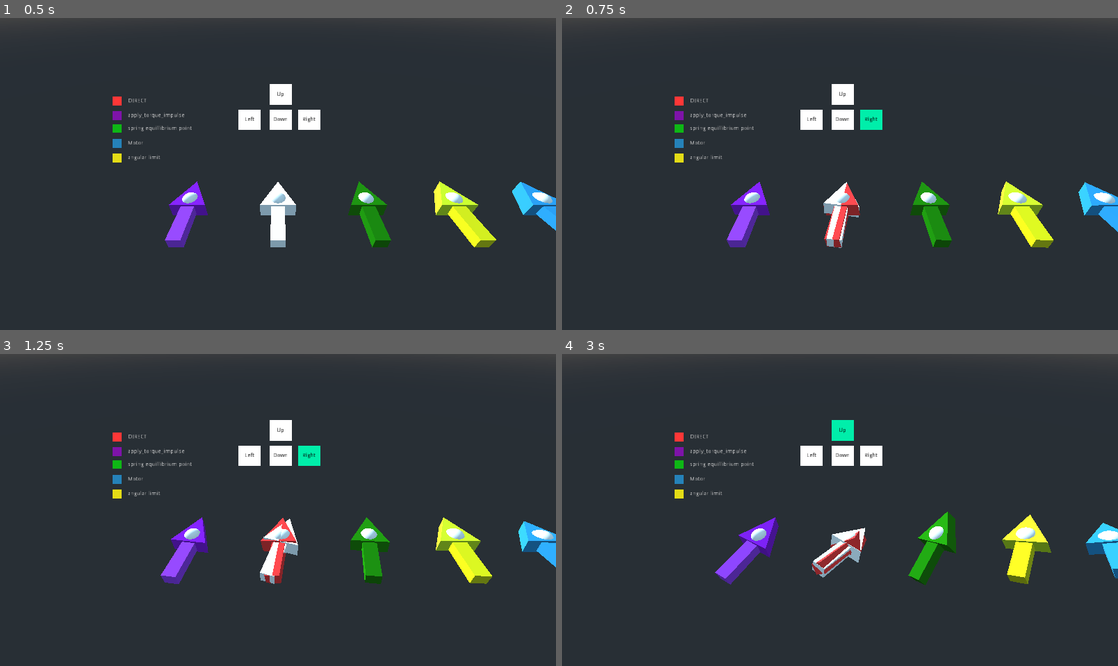
Above: before the commit, frames 1-4 (two rows, left to right).
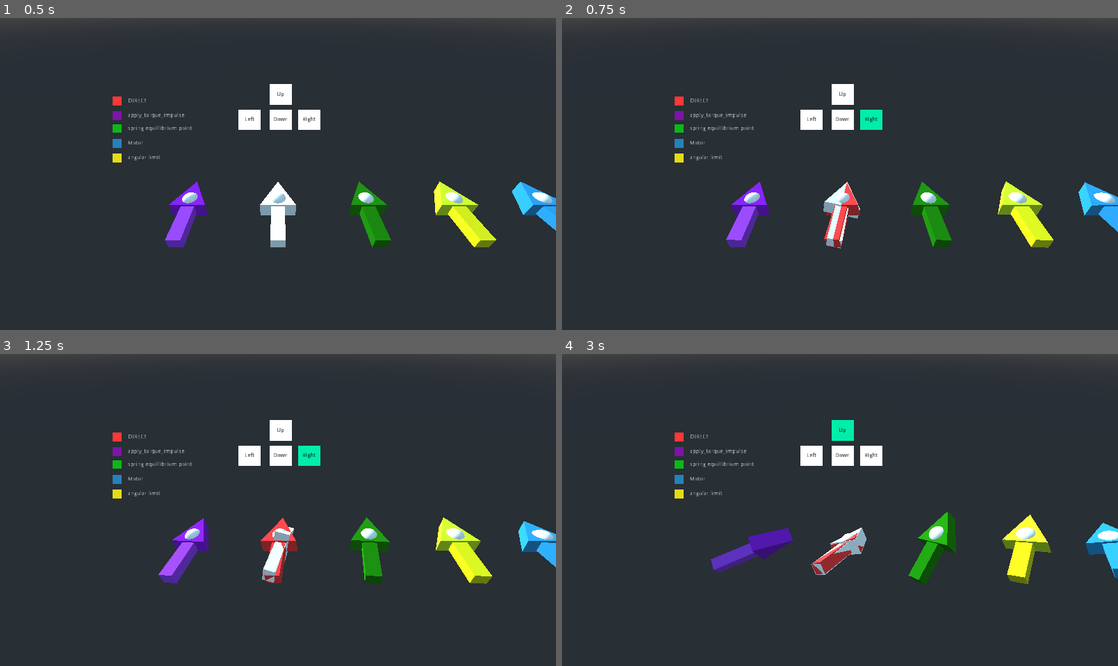
Above: after the commit, the same moments.

Repository: Wapit1/physic_joint_rotation_showcase
Game: Godot game, scene res://Main.tscn
Same seed, same stepped clock (60 frames per second), same inputs: the game is played once before the commit and once after it.
Inputs:
- Up to frame 1 (0.5 s): no input
- Up to frame 2 (0.75 s): tap Enter (ui_accept) at 0.5 s; hold Right (ui_right) from 0.53 s (still down); hold W (ui_high) from 0.53 s (still down)
- Up to frame 3 (1.25 s): keep holding Right (ui_right); keep holding W (ui_high); tap Enter (ui_accept) at 0.77, 1.07 s; tap S (ui_low) at 0.8 s
- Up to frame 4 (3 s): release Right (ui_right) at 1.28 s; release W (ui_high) at 1.28 s; hold Down (ui_down) 1.28-2.03 s; tap S (ui_low) at 1.35 s; tap Enter (ui_accept) at 1.52, 1.55, 1.82, 2.1 s; hold Right (ui_right) 2.03-2.78 s; hold W (ui_high) 2.03-2.78 s; hold Up (ui_up) from 2.78 s (still down); tap W (ui_high) at 2.85 s

Frame 1 is identical in both runs. In frame 2, 0.3% of the frame differs, in the area x 29-54%, y 52-74%; in frame 3, 0.6%; in frame 4, 1.6%, in the area x 26-55%, y 52-74%.

Commit message:
add unpolished roll on pid arrow

Diff:
--- a/PID_apply_torque.gd
+++ b/PID_apply_torque.gd
@@ -9,6 +9,11 @@
 export var PID_to_target := Vector3(50,0.01,0.01)
 var last_error_t := Vector3.ZERO
 var integral_t   := Vector3.ZERO
+
+export var PID_to_roll := Vector3(10,0.01,0.01)
+var last_error_r := Vector3.ZERO
+var integral_r   := Vector3.ZERO
+
 
 var is_targetting := true
 
@@ -41,35 +46,52 @@
 #	if target_rot.length() >= PI:
 #		target_rot = target_rot.normalized() *PI
 
-	var correction_to_zero = PID(-angular_velocity,delta,true)
+	var correction_to_zero = PID(-angular_velocity,delta,0)
 	add_torque(correction_to_zero)
 
 	if is_targetting:
-		var target_forward = get_parent().get_node("Direct").transform.basis
+		var target_basis = get_parent().get_node("Direct").transform.basis
 #
-#		target_forward = target_forward.rotated(Vector3(0,1,0),-target_rot.y)
-#		target_forward = target_forward.rotated(Vector3(1,0,0),-target_rot.x)
-#		target_forward = target_forward.rotated(Vector3(0,0,1),-target_rot.z)
+#		target_basis = target_basis.rotated(Vector3(0,1,0),-target_rot.y)
+#		target_basis = target_basis.rotated(Vector3(1,0,0),-target_rot.x)
+#		target_basis = target_basis.rotated(Vector3(0,0,1),-target_rot.z)
 
-		var error_target :Vector3 = - target_forward.z.cross(transform.basis.z)
+		var error_target :Vector3 = - target_basis.z.cross(transform.basis.z)
 
-		var correction_to_target = PID(error_target,delta,false)
+		var correction_to_target = PID(error_target,delta,1)
+
 		add_torque(correction_to_target)
 
 
-func PID(current_error:Vector3,time:float,is_to_zero:bool):
+#		var error_roll : Vector3 = transform.basis.z * (target_basis.get_euler().z - transform.basis.get_euler().z)
+		var error_roll : Vector3
 
-	if is_to_zero:
+		if target_basis.x.cross(transform.basis.x).z > 0 :
+			error_roll = transform.basis.z * (target_basis.x.cross( transform.basis.x).length())
+		else:
+			error_roll = transform.basis.z * - (target_basis.x.cross( transform.basis.x).length())
+		add_torque(PID(error_roll,delta,2))
+
+
+func PID(current_error:Vector3,time:float,PID_num:int):
+
+	if PID_num == 0:
 		integral_z += current_error * time
 		var deriv = (current_error - last_error_z) /time
 		last_error_z = current_error
 		return current_error*PID_to_zero.x + integral_z *PID_to_zero.y + deriv*PID_to_zero.z
-	else:
+	elif PID_num == 1:
 		integral_t += current_error * time
 		var deriv = (current_error - last_error_t) /time
 		last_error_t = current_error
 		return current_error*PID_to_target.x + integral_t *PID_to_target.y + deriv*PID_to_target.z
-#
+	else:
+		integral_r += current_error * time
+		var deriv = (current_error - last_error_r) /time
+		last_error_r = current_error
+		return current_error*PID_to_roll.x + integral_t *PID_to_roll.y + deriv*PID_to_roll.z
+
+
 #	var direction = -(global_transform.basis.get_euler() + target_rot).normalized()
 #	if global_transform.basis.get_euler().round() == target_rot.round():
 ##		apply_torque_impulse(-angular_velocity)
--- a/apply_torque.gd
+++ b/apply_torque.gd
@@ -5,40 +5,43 @@
 var max_speed : float = 2
 
 func _physics_process(delta):
-#	target_rot = Vector3.ZERO
-	if Input.is_action_pressed("ui_up"):
-		target_rot += Vector3((-delta),0,0)
-#		print(target_rot/TAU)
-	if Input.is_action_pressed("ui_down"):
-		target_rot += Vector3(delta,0,0)
-#		print(target_rot/TAU)
-	if Input.is_action_pressed("ui_left"):
-		target_rot += Vector3(0,-delta,0)
-#		print(target_rot/TAU)
-	if Input.is_action_pressed("ui_right"):
-		target_rot += Vector3(0,delta,0)
-#		print(target_rot/TAU)
-	if Input.is_action_pressed("ui_high"):
-		target_rot += Vector3(0,0,delta)
-#		print(target_rot/TAU)
-	if Input.is_action_pressed("ui_low"):
-		target_rot += Vector3(0,0,-delta)
+##	target_rot = Vector3.ZERO
+#	if Input.is_action_pressed("ui_up"):
+#		target_rot += Vector3((-delta),0,0)
+##		print(target_rot/TAU)
+#	if Input.is_action_pressed("ui_down"):
+#		target_rot += Vector3(delta,0,0)
+##		print(target_rot/TAU)
+#	if Input.is_action_pressed("ui_left"):
+#		target_rot += Vector3(0,-delta,0)
+##		print(target_rot/TAU)
+#	if Input.is_action_pressed("ui_right"):
+#		target_rot += Vector3(0,delta,0)
+##		print(target_rot/TAU)
+#	if Input.is_action_pressed("ui_high"):
+#		target_rot += Vector3(0,0,delta)
+##		print(target_rot/TAU)
+#	if Input.is_action_pressed("ui_low"):
+#		target_rot += Vector3(0,0,-delta)
+#
+#	if Input.is_action_just_pressed("ui_accept"):
+#		target_rot =  Vector3.ZERO
+#
+##	if target_rot.length() >= PI:
+##		target_rot = target_rot.normalized() *PI
+#
+#	var target_forward := Vector3.FORWARD
+#
+#	target_forward = target_forward.rotated(Vector3(0,1,0),-target_rot.y)
+#	target_forward = target_forward.rotated(Vector3(1,0,0),-target_rot.x)
+#	target_forward = target_forward.rotated(Vector3(0,0,1),-target_rot.z)
 
-	if Input.is_action_just_pressed("ui_accept"):
-		target_rot =  Vector3.ZERO
+	var target_forward = get_parent().get_node("Direct").transform.basis
 
-#	if target_rot.length() >= PI:
-#		target_rot = target_rot.normalized() *PI
-
-	var target_forward := Vector3.FORWARD
-
-	target_forward = target_forward.rotated(Vector3(0,1,0),-target_rot.y)
-	target_forward = target_forward.rotated(Vector3(1,0,0),-target_rot.x)
-	target_forward = target_forward.rotated(Vector3(0,0,1),-target_rot.z)
-
-	var torque := target_forward.cross(transform.basis.z)
-
+	var torque : Vector3 = target_forward.z.cross(-transform.basis.z)
 	apply_torque_impulse(torque/10)
+	apply_torque_impulse(target_forward.y.cross(-transform.basis.y)/10)
+	apply_torque_impulse(target_forward.x.cross(-transform.basis.x)/10)
 
 	if torque.length() == 0:
 		angular_damp = 1
--- a/equillibrium_point.gd
+++ b/equillibrium_point.gd
@@ -27,22 +27,22 @@
 func _physics_process(delta):
 	if Input.is_action_pressed("ui_up"):
 		target_rot += Vector3((-delta),0,0)
-		print(target_rot/TAU)
+#		print(target_rot/TAU)
 	if Input.is_action_pressed("ui_down"):
 		target_rot += Vector3(delta,0,0)
-		print(target_rot/TAU)
+#		print(target_rot/TAU)
 	if Input.is_action_pressed("ui_left"):
 		target_rot += Vector3(0,-delta,0)
-		print(target_rot/TAU)
+#		print(target_rot/TAU)
 	if Input.is_action_pressed("ui_right"):
 		target_rot += Vector3(0,delta,0)
-		print(target_rot/TAU)
+#		print(target_rot/TAU)
 	if Input.is_action_pressed("ui_high"):
 		target_rot += Vector3(0,0,delta)
-		print(target_rot/TAU)
+#		print(target_rot/TAU)
 	if Input.is_action_pressed("ui_low"):
 		target_rot += Vector3(0,0,-delta)
-		print(target_rot/TAU)
+#		print(target_rot/TAU)
 
 
 #	if target_rot.x >= 0.44*TAU:
--- a/motor.gd
+++ b/motor.gd
@@ -43,4 +43,4 @@
 	$Generic6DOFJoint.set("angular_motor_x/target_velocity", direction.x)
 	$Generic6DOFJoint.set("angular_motor_z/target_velocity", direction.z)
 
-	print(target_rot/TAU)
+#	print(target_rot/TAU)
